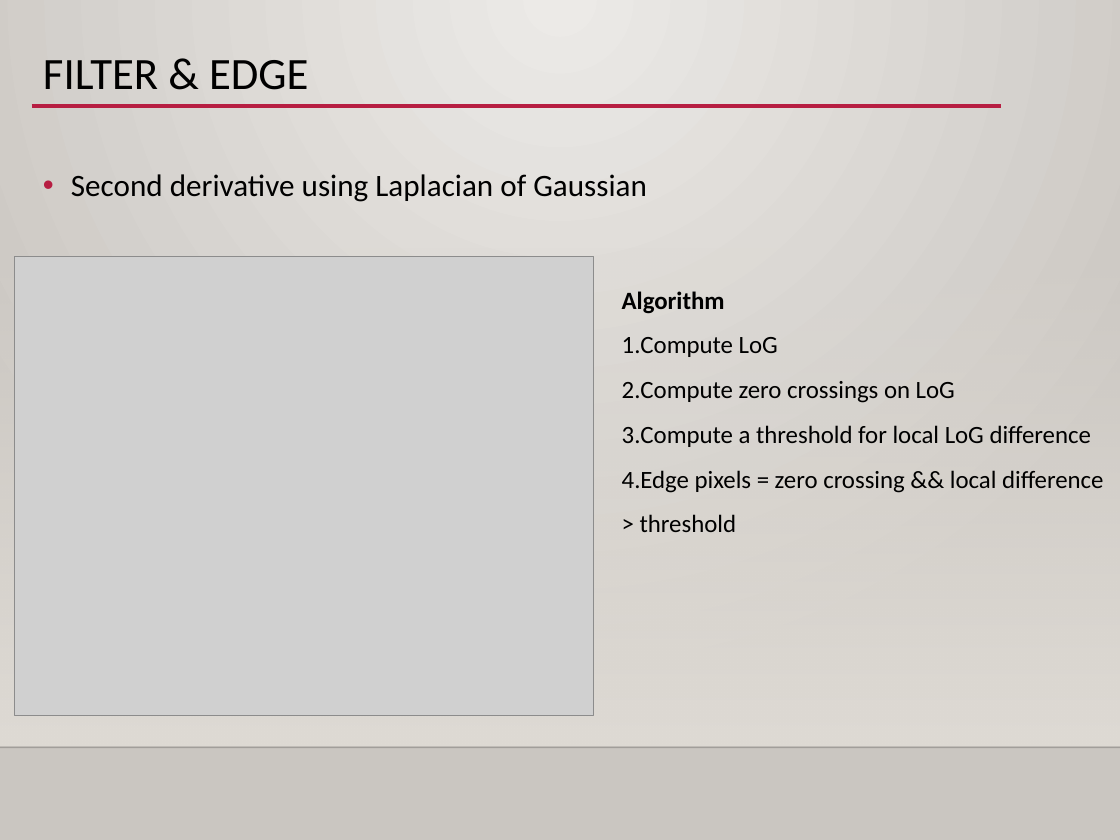
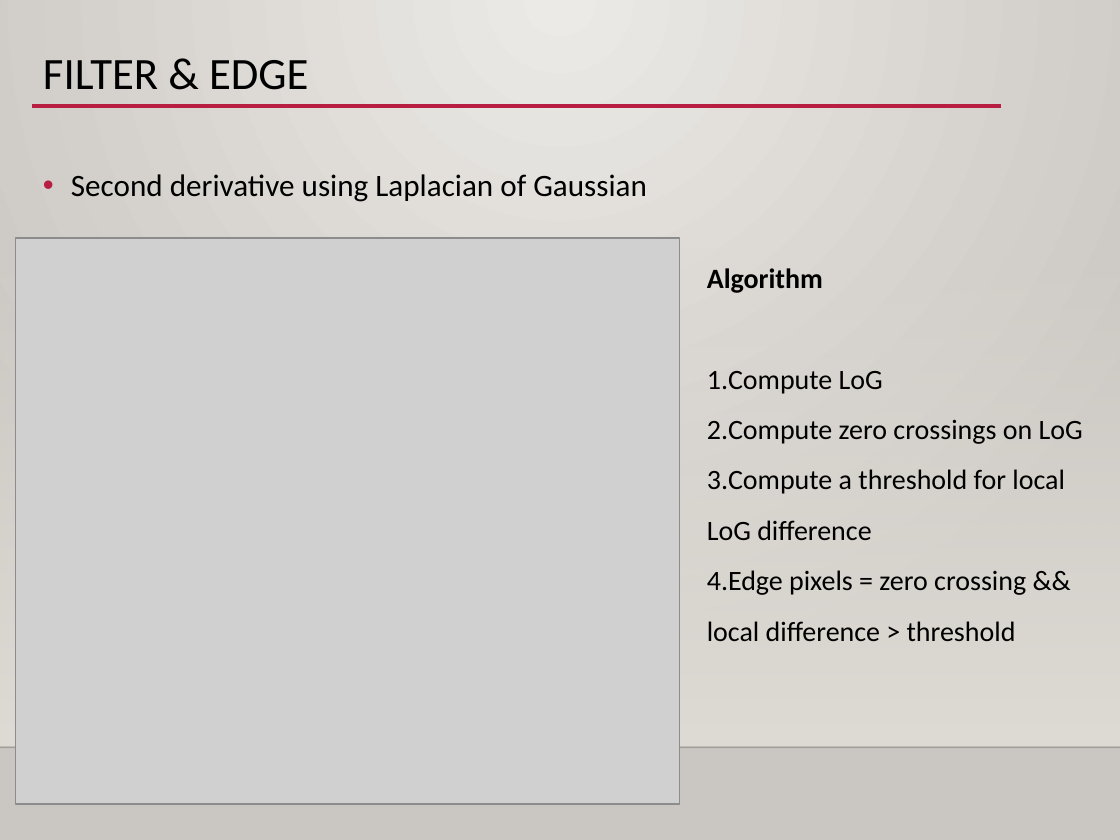
Before and after one commit to jelee2498/SDS, a slide deck: slide 15 of Day2/ex2-1_edge_detection/ex2-1_edge_detection.pptx (slide 16 before the commit). Drawn at 1120x840 pixels with LibreOffice and Linux fonts; fonts in the diff are those of the drawing; grey boxes stand for pictures; background and template pictures are left out. Boxes give left, top, right and bottom in pixels: in the first picture for what was removed or moved away, otherwise in the second. Text is boxed around its words. In the diff, an @@ line names an element or a change of style, - is before the commit and + after.

```diff
--- a/Day2/ex2-1_edge_detection/ex2-1_edge_detection.pptx
+++ b/Day2/ex2-1_edge_detection/ex2-1_edge_detection.pptx
@@ picture resized from (x1=15, y1=256, x2=594, y2=716) to (x1=16, y1=239, x2=680, y2=804) @@
@@ text "Algorithm" moved from (x1=622, y1=291, x2=1103, y2=532) to (x1=707, y1=268, x2=1083, y2=641) @@
@@ text "Algorithm" at (x1=707, y1=268, x2=1083, y2=641): size 16 to 18 pt @@
```
Also in this commit, not shown: 14 other slides changed, 7 slides added, 1 slide removed, 12 other files.
